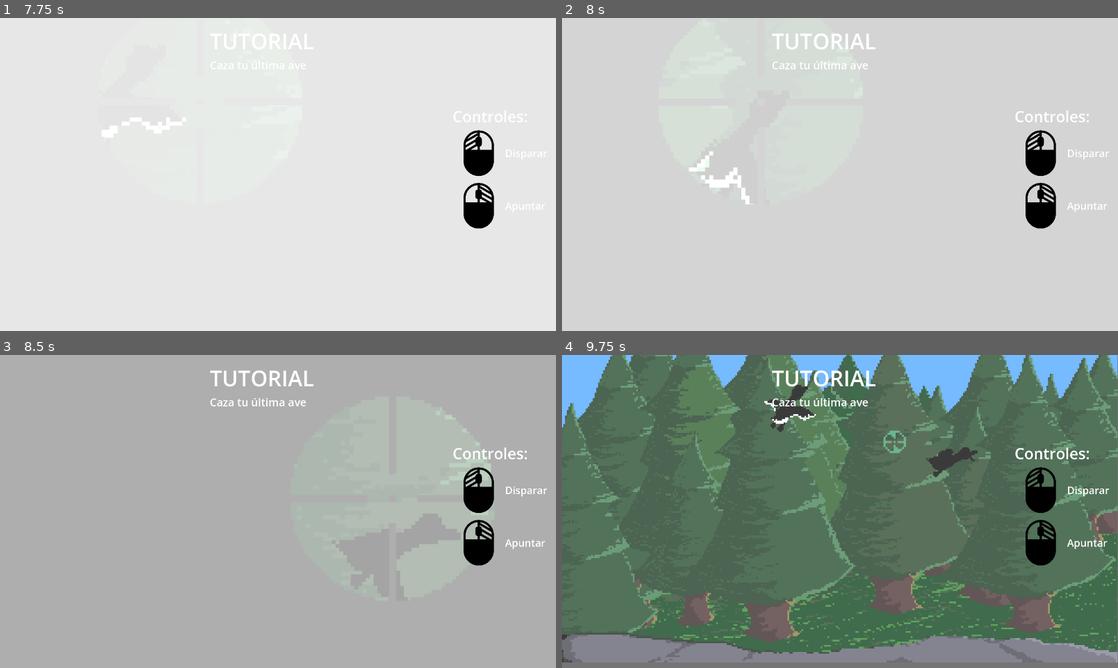
Above: before the commit, frames 1-4 (two rows, left to right).
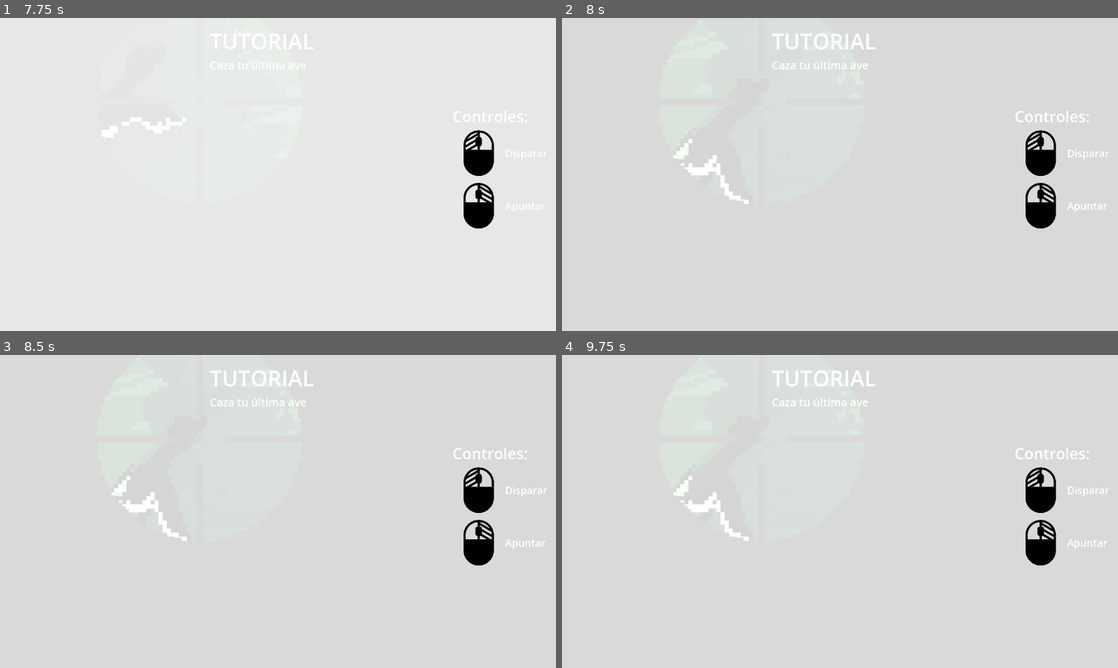
Above: after the commit, the same moments.

Repository: Zadcry/GameJam2025
Game: Godot game, scene res://menu_inicial/menuI.tscn
The game is run twice, just before and just after one commit, with the same random seed, the same clock (stepped at 60 frames per second) and the same inputs.
Inputs (mouse positions are in pixels of both pictures, inside the frame that each line leads up to):
- Up to frame 1 (7.75 s): click (278, 233) at 0.5 s; click (88, 290) at 1.25 s; tap Enter (ui_accept) at 2, 3.02, 3.05, 3.32, 4.52, 4.55, 4.82, 6.02, 6.05, 6.32, 7.52, 7.55 s; move the mouse to (61, 118) at 2.02 s; hold Enter (ui_accept) 2.03-2.78 s; click (61, 118) at 2.17 s; move the mouse to (66, 202) at 2.77 s; right-click (66, 202) at 2.85 s; click (66, 202) at 2.92 s; move the mouse to (333, 105) at 3.52 s; hold Enter (ui_accept) 3.53-4.28 s; click (333, 105) at 3.67 s; move the mouse to (250, 237) at 4.27 s; right-click (250, 237) at 4.35 s; click (250, 237) at 4.42 s; move the mouse to (444, 221) at 5.02 s; hold Enter (ui_accept) 5.03-5.78 s; click (444, 221) at 5.17 s; tap Escape (ui_cancel) at 5.65 s; move the mouse to (111, 127) at 5.77 s; right-click (111, 127) at 5.85 s; click (111, 127) at 5.92 s; move the mouse to (305, 174) at 6.52 s; hold Enter (ui_accept) 6.53-7.28 s; click (305, 174) at 6.67 s; move the mouse to (194, 96) at 7.27 s; right-click (194, 96) at 7.35 s; click (194, 96) at 7.42 s
- Up to frame 2 (8 s): tap Enter (ui_accept) at 7.82 s
- Up to frame 3 (8.5 s): move the mouse to (400, 495) at 8.02 s; hold Enter (ui_accept) from 8.03 s (still down); click (400, 495) at 8.17 s
- Up to frame 4 (9.75 s): move the mouse to (728, 527) at 8.77 s; release Enter (ui_accept) at 8.78 s; right-click (728, 527) at 8.85 s; click (728, 527) at 8.92 s; tap Enter (ui_accept) at 9.02, 9.05, 9.32 s; move the mouse to (895, 442) at 9.52 s; hold Enter (ui_accept) from 9.53 s (still down); click (895, 442) at 9.67 s

Frame 1 is identical in both runs. In frame 2, 0.6% of the frame differs, in the area x 20-35%, y 38-60%; in frame 3, 98%; in frame 4, 98%, in the area x 0-100%, y 0-100%.

Commit message:
Menu opciones en menu pausa

Diff:
--- a/menu_pausa/Menu_P.tscn
+++ b/menu_pausa/Menu_P.tscn
@@ -220,4 +220,6 @@
 ignore_texture_size = true
 stretch_mode = 3
 
+[node name="OpcionesLayer" type="CanvasLayer" parent="."]
+
 [connection signal="animation_finished" from="AnimatedSprite2D" to="." method="_on_animated_sprite_2d_animation_finished"]
--- a/menu_pausa/menu_p.gd
+++ b/menu_pausa/menu_p.gd
@@ -3,98 +3,141 @@
 @onready var mi_boton1 = $TextureButton
 @onready var mi_boton2 = $TextureButton2
 @onready var mi_boton3 = $TextureButton3
+@onready var sprite = $AnimatedSprite2D
+@onready var opciones_layer = $OpcionesLayer  # Nuevo: capa para el menú de opciones
 
-# Variable to reference the player node
 var player_node: Node = null
+var opciones_scene_instance = null
+
+const OPCIONES_SCENE_PATH = "res://menu_opciones/menuop.tscn"
 
 func _ready():
-	self.visible = false  # Hide menu at start
-	# Centrar el menú en la pantalla
-	var viewport_size = get_viewport_rect().size
-	self.position = viewport_size / 2
-	# Asegurar que los botones estén inicialmente ocultos
+	self.visible = false
+	position = get_viewport_rect().size / 2
+
 	mi_boton1.visible = false
 	mi_boton2.visible = false
 	mi_boton3.visible = false
-	# Connect the pressed signal of mi_boton2 (Resume) to close the menu
+
+	if mi_boton1:
+		mi_boton1.pressed.connect(_on_mi_boton1_pressed)
 	if mi_boton2:
 		mi_boton2.pressed.connect(_on_mi_boton2_pressed)
-	# Connect the pressed signal of mi_boton3 to change scene
 	if mi_boton3:
 		mi_boton3.pressed.connect(_on_mi_boton3_pressed)
 
 func show_pause_menu() -> void:
-	get_tree().paused = true  # Pause the game
-	self.visible = true  # Show menu
-	var sprite = $AnimatedSprite2D
+	self.visible = true
 	if sprite:
 		sprite.frame = 0
 		sprite.play("Abrir")
-		print("Reproduciendo animación Abrir")
 		await get_tree().create_timer(2.25).timeout
-		mi_boton1.visible = true
-		mi_boton2.visible = true
-		mi_boton3.visible = true
+	mi_boton1.visible = true
+	mi_boton2.visible = true
+	mi_boton3.visible = true
+	get_tree().paused = true
 
 func exit_pause_menu() -> void:
-	# Hide buttons immediately
 	mi_boton1.visible = false
 	mi_boton2.visible = false
 	mi_boton3.visible = false
-	var sprite = $AnimatedSprite2D
+
 	if sprite:
 		sprite.frame = 23
 		sprite.play("Cerrar")
-		print("Reproduciendo animación Cerrar")
-		# Wait for the animation to finish before hiding the menu and resuming
 		await sprite.animation_finished
-	# Hide menu and resume game
+
 	self.visible = false
 	get_tree().paused = false
-	# Notify the player that the game is unpaused and hide cursor
+
 	if player_node:
 		player_node.paused = false
 		player_node.hide_cursor()
-		print("Notificando al personaje: juego despausado, cursor oculto")
-	# Call resume_enemies on the main scene
+
 	var main_scene = get_tree().current_scene
 	if main_scene and main_scene.has_method("resume_enemies"):
 		main_scene.resume_enemies()
-		print("Called resume_enemies on main scene")
 
 func _input(event):
-	# Detect ui_accept action (e.g., left click or Enter)
-	if event.is_action_pressed("ui_accept"):
-		# Only execute if the pause menu is visible
-		if self.visible:
-			print("¡Acción ui_accept detectada! Reanudando juego...")
-			exit_pause_menu()
+	if event.is_action_pressed("ui_accept") and self.visible:
+		exit_pause_menu()
+
+func _on_mi_boton1_pressed():
+	_show_opciones_scene()
 
 func _on_mi_boton2_pressed():
-	print("¡Botón Resume (TextureButton2) presionado!")
 	exit_pause_menu()
 
 func _on_mi_boton3_pressed():
-	print("¡Botón 3 (TextureButton3) presionado! Cambiando a escena...")
-	# Hide buttons and play closing animation
 	mi_boton1.visible = false
 	mi_boton2.visible = false
 	mi_boton3.visible = false
-	var sprite = $AnimatedSprite2D
 	if sprite:
 		sprite.frame = 23
 		sprite.play("Cerrar")
-		print("Reproduciendo animación Cerrar")
-		# Wait for the animation to finish before changing scene
 		await sprite.animation_finished
+
 	self.visible = false
-	get_tree().paused = false  # Unpause the game before changing scene
-	# Change to the desired scene
+	get_tree().paused = false
 	get_tree().change_scene_to_file("res://menu_inicial/menuI.tscn")
 
+func _show_opciones_scene():
+	if opciones_scene_instance != null:
+		print("MainMenu _show_opciones_scene: Options scene already instantiated")
+		return
+
+	if not ResourceLoader.exists(OPCIONES_SCENE_PATH):
+		print("MainMenu _show_opciones_scene: Error: Options scene does not exist at ", OPCIONES_SCENE_PATH)
+		return
+
+	var opciones_scene = load(OPCIONES_SCENE_PATH)
+	opciones_scene_instance = opciones_scene.instantiate()
+	if opciones_scene_instance == null:
+		print("MainMenu _show_opciones_scene: Error: Failed to instantiate options scene")
+		return
+
+	# Añadir a capa especial para que quede delante
+	opciones_layer.add_child(opciones_scene_instance)
+	opciones_scene_instance.z_index = 1000
+
+	# Reducir escala (por ejemplo 75%)
+	opciones_scene_instance.scale = Vector2(0.75, 0.75)
+
+	var viewport_size = get_viewport_rect().size
+
+	if opciones_scene_instance is Control:
+		# Centrar usando anclas y márgenes
+		opciones_scene_instance.set_anchors_and_margins_preset(Control.PRESET_CENTER)
+		# Posición base centrada
+		var base_pos = opciones_scene_instance.rect_position
+		# Mover hacia la izquierda 100 px (ajusta el valor a tu gusto)
+		opciones_scene_instance.rect_position = base_pos + Vector2(-100, 0)
+	else:
+		# Centrar y luego mover a la izquierda
+		opciones_scene_instance.position = viewport_size / 2 + Vector2(-500, -200)
+
+	if opciones_scene_instance.has_signal("closed"):
+		opciones_scene_instance.connect("closed", _on_opciones_scene_closed)
+	else:
+		print("MainMenu _show_opciones_scene: Warning: Options scene does not have 'closed' signal")
+
+	mi_boton1.disabled = true
+	mi_boton2.disabled = true
+	mi_boton3.disabled = true
+
+	print("MainMenu _show_opciones_scene: Options scene instantiated and buttons disabled")
+
+
+func _on_opciones_scene_closed():
+	if opciones_scene_instance:
+		opciones_scene_instance.queue_free()
+		opciones_scene_instance = null
+
+	mi_boton1.disabled = false
+	mi_boton2.disabled = false
+	mi_boton3.disabled = false
+
 func _on_AnimatedSprite2D_animation_finished():
-	var sprite = $AnimatedSprite2D
 	if sprite and sprite.animation == "Abrir":
-		var last_frame = sprite.sprite_frames.get_frame_count("Abrir") - 1
-		sprite.frame = last_frame
+		sprite.frame = sprite.sprite_frames.get_frame_count("Abrir") - 1
 		sprite.stop()
